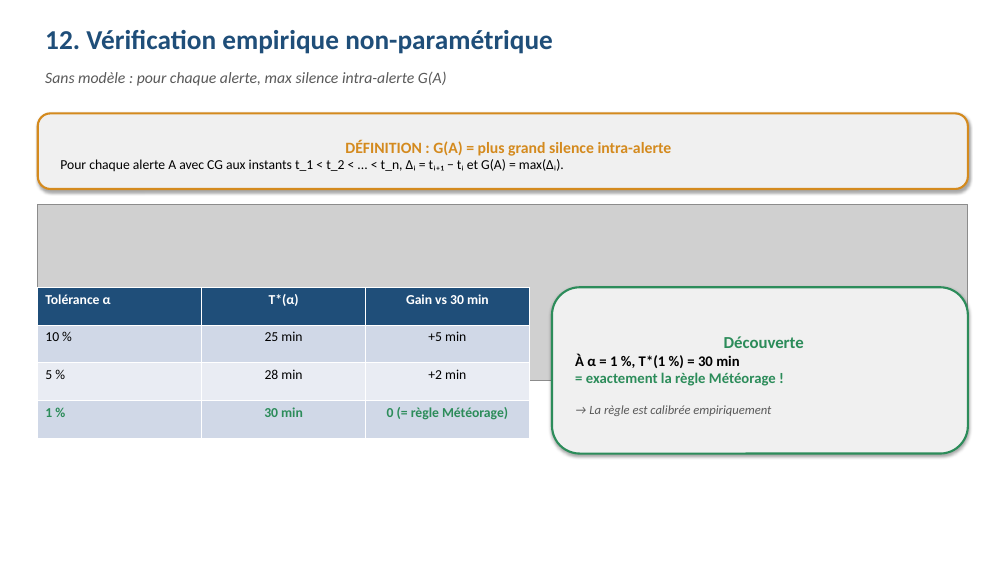
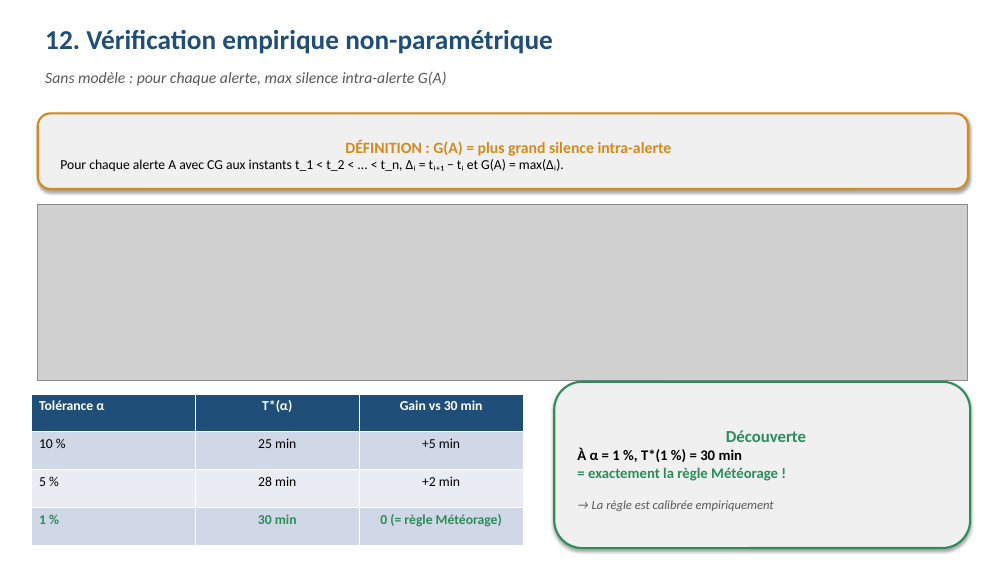
Before and after one commit to enriquealves02-jpg/PROJET_oral_m2fin, a slide deck: slide 13 of presentation_oral.pptx. Drawn at 1008x567 pixels with LibreOffice and Linux fonts; fonts in the diff are those of the drawing; grey boxes stand for pictures. Boxes give left, top, right and bottom in pixels: in the first picture for what was removed or moved away, otherwise in the second. Text is boxed around its words. In the diff, an @@ line names an element or a change of style, - is before the commit and + after.

```diff
--- a/presentation_oral.pptx
+++ b/presentation_oral.pptx
@@ rounded rectangle "Découverte": place and size @@
-rounded rectangle "Découverte" at bbox=[552, 287, 968, 454]
+rounded rectangle "Découverte" at bbox=[554, 382, 970, 548]
@@ table: place and size @@
-table at bbox=[38, 287, 530, 439]
+table at bbox=[32, 394, 524, 545]
```
Also in this commit, not shown: 1 other slide changed.
